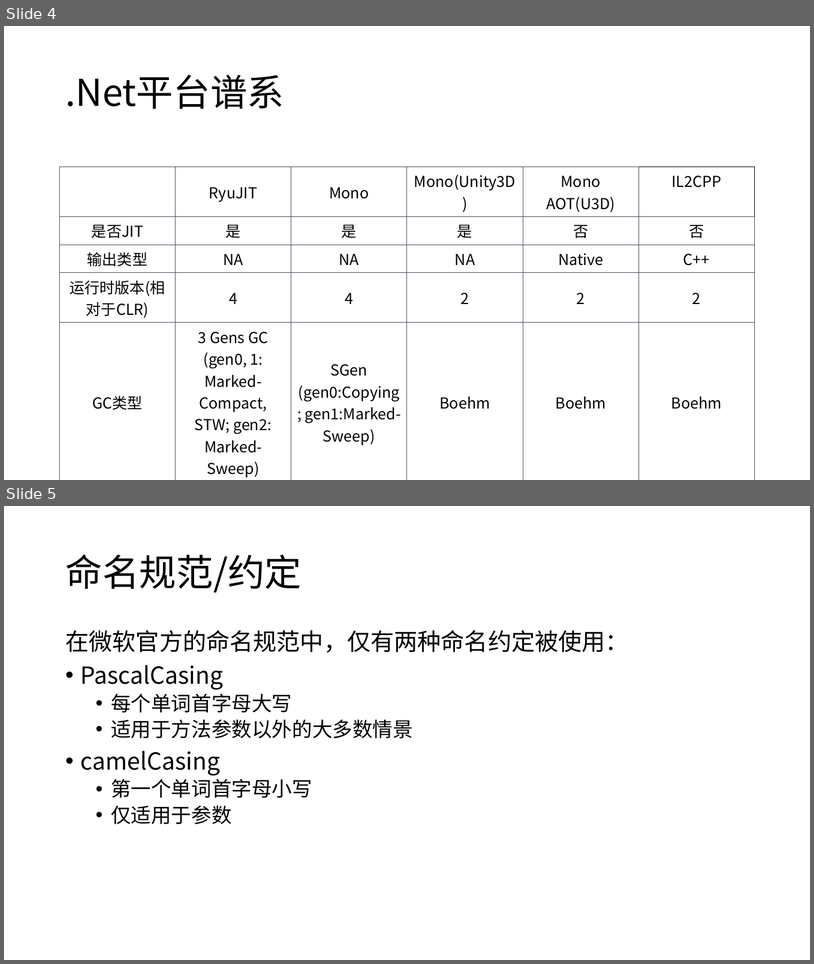
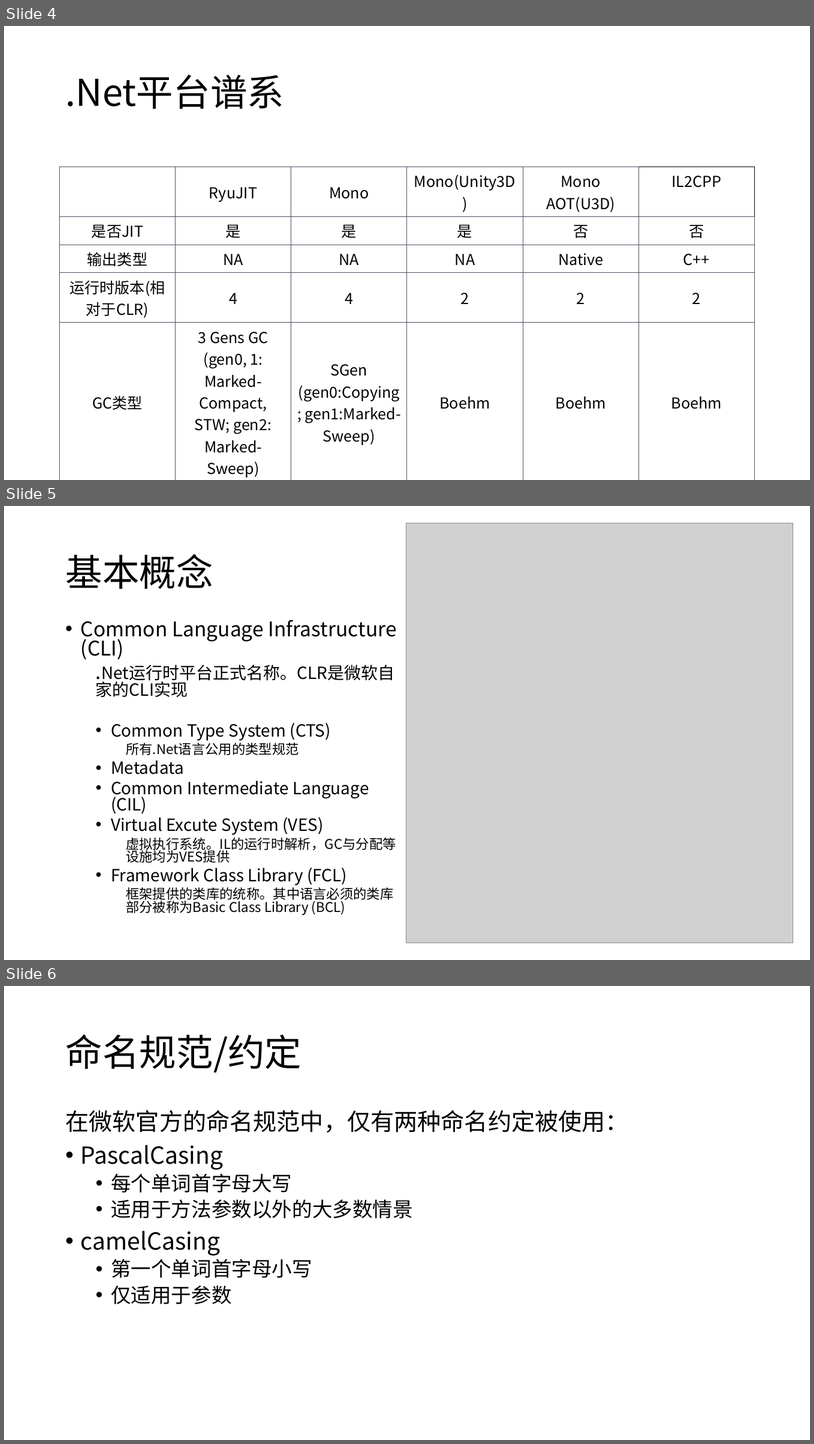
Before and after one commit to snakealpha/DotNetSession, a slide deck: pptx.pptx.pptx. Shown one above the other, each under a label of ours: slides 4 and 5 before the commit, slides 4, 5 and 6 after it. The pictures are 814x964 and 814x1444 pixels, drawn with LibreOffice and Linux fonts; fonts in the diff are those of the drawing; grey boxes stand for pictures. Boxes give left, top, right and bottom in pixels: in the first picture for what was removed or moved away, otherwise in the second. Text is boxed around its words. In the diff, an @@ line names an element or a change of style, - is before the commit and + after.

```diff
--- a/pptx.pptx.pptx
+++ b/pptx.pptx.pptx
@@ slide 5 added at (4, 506, 810, 960), background #FFFFFF @@
@@ picture added at (407, 523, 794, 942) @@
@@ title added at (65, 554, 213, 589), 44 pt, text #000000 @@
+基本概念
@@ text added at (81, 620, 398, 915), 20 pt, text #000000 @@
+• Common Language Infrastructure (CLI)
+  .Net运行时平台正式名称。CLR是微软自家的CLI实现
+  • Common Type System (CTS)
+    所有.Net语言公用的类型规范
+  • Metadata
+  • Common Intermediate Language (CIL)
+  • Virtual Excute System (VES)
+    虚拟执行系统。IL的运行时解析，GC与分配等设施均为VES提供
+  • Framework Class Library (FCL)
+    框架提供的类库的统称。其中语言必须的类库部分被称为Basic Class Library (BCL)
@@ what was slide 5 is now slide 6 @@
```
Also in this commit, not shown: 3 slides changed, 4 other slides added.
